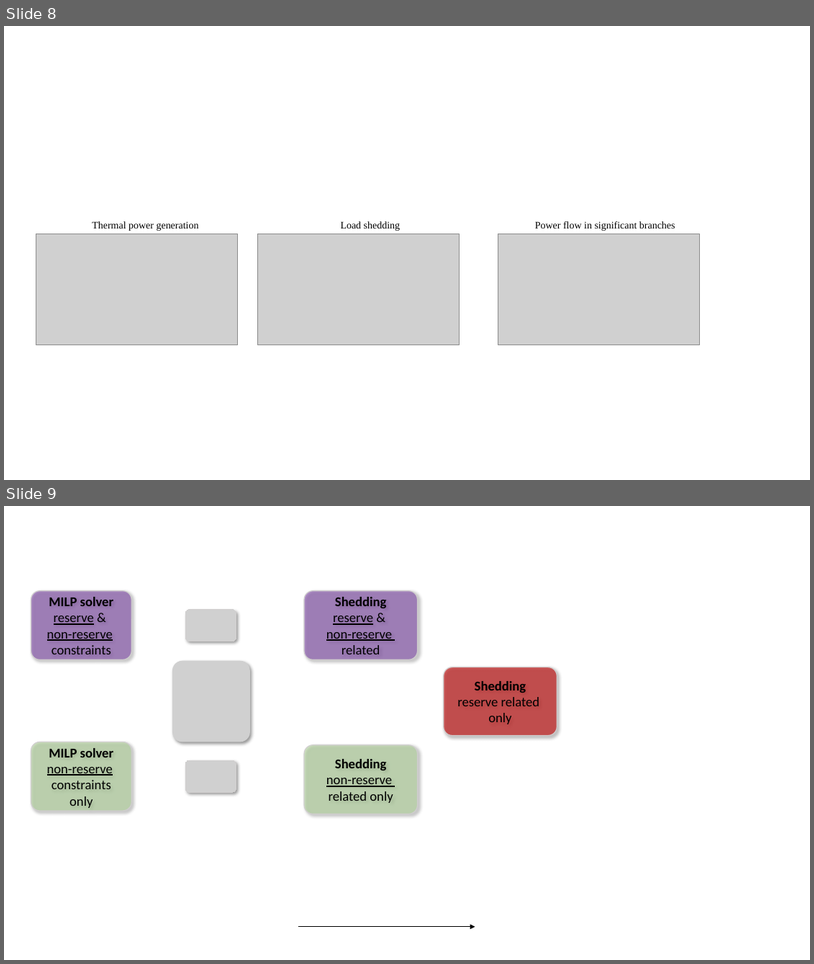
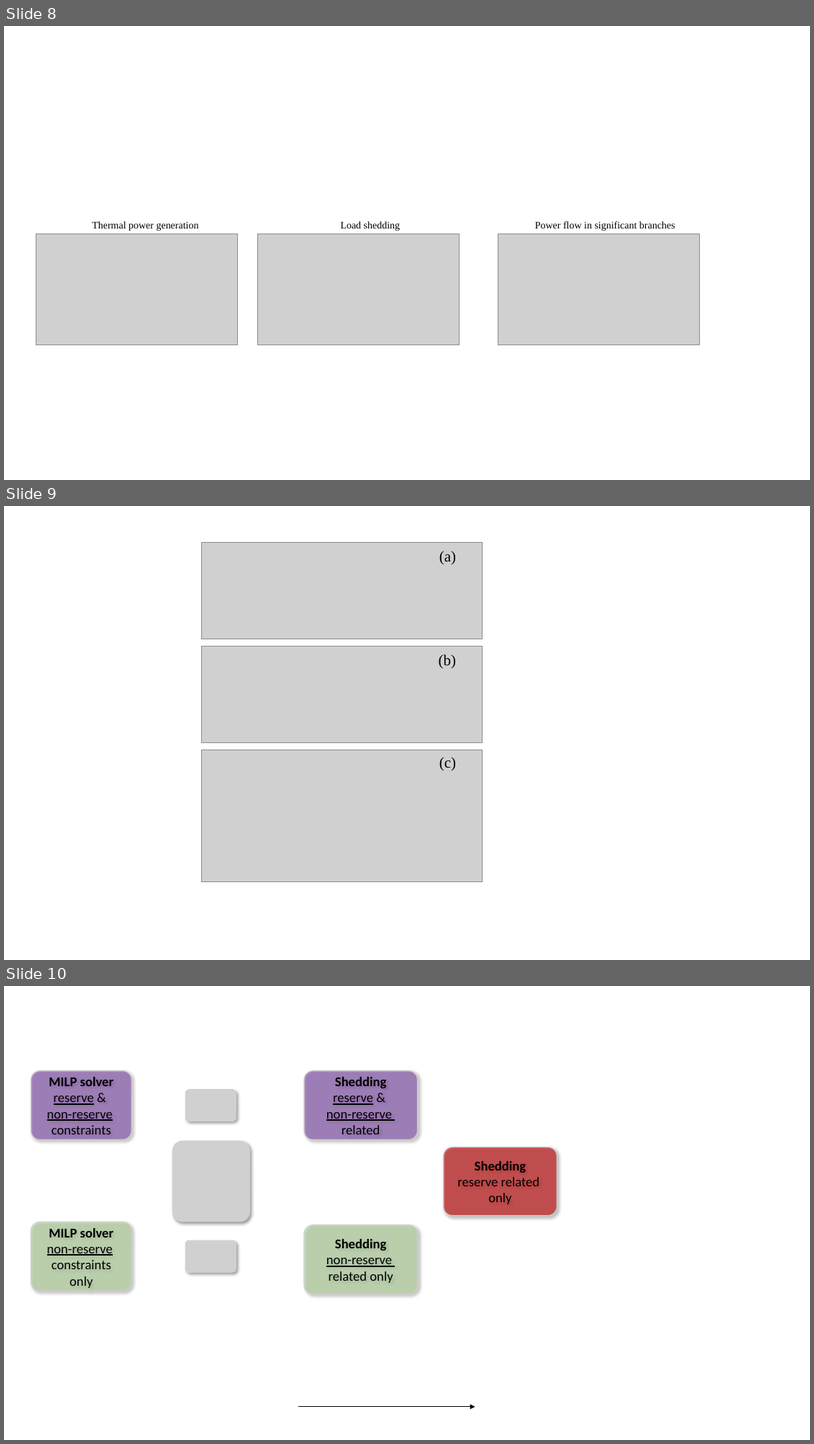
Before and after one commit to yadong-zhang/GNN_SCUC, a slide deck: submission/figures/figs.pptx. Shown one above the other, each under a label of ours: slides 8 and 9 before the commit, slides 8, 9 and 10 after it. The pictures are 814x964 and 814x1444 pixels, drawn with LibreOffice and Linux fonts; fonts in the diff are those of the drawing; grey boxes stand for pictures. Boxes give left, top, right and bottom in pixels: in the first picture for what was removed or moved away, otherwise in the second. Text is boxed around its words. In the diff, an @@ line names an element or a change of style, - is before the commit and + after.

```diff
--- a/submission/figures/figs.pptx
+++ b/submission/figures/figs.pptx
@@ slide 9 added at bbox=[4, 506, 810, 960], background #FFFFFF @@
@@ group added at bbox=[202, 542, 483, 882]: 3 pictures, 3 texts @@
+(b)
+(c)
+(a)
@@ what was slide 9 is now slide 10 @@
```
Also in this commit, not shown: 6 slides removed, 4 other files.
